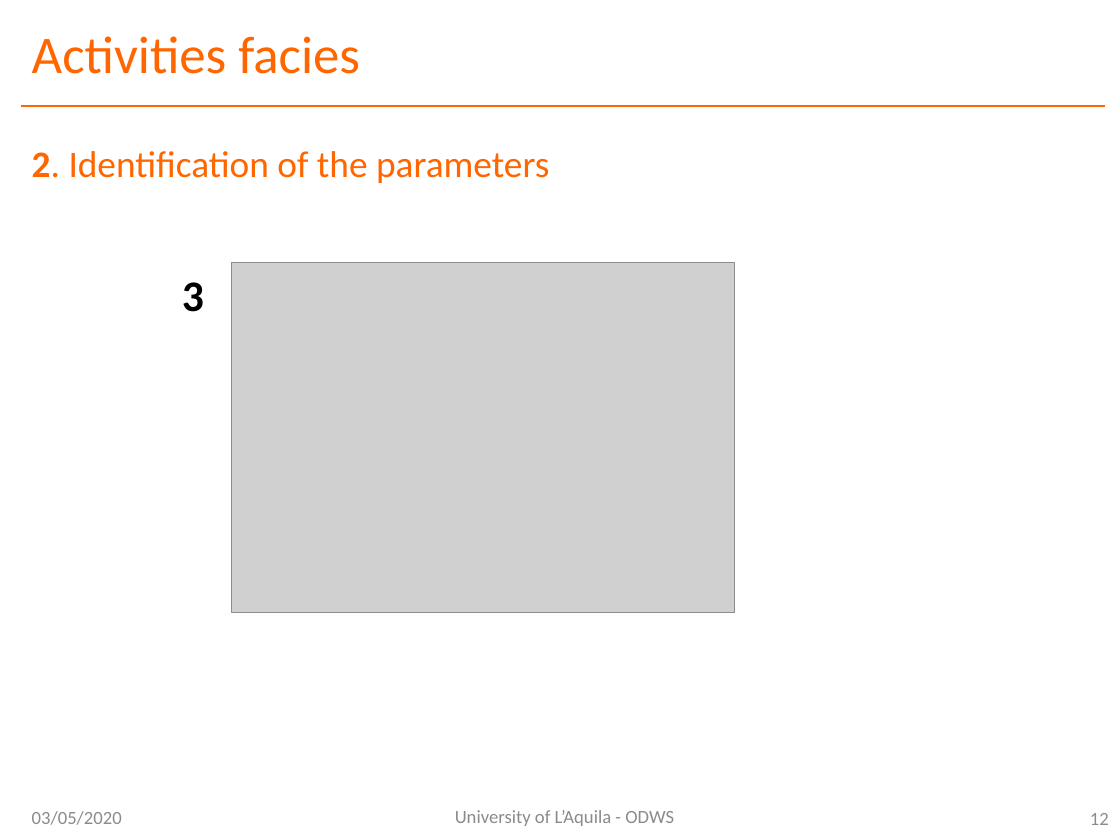
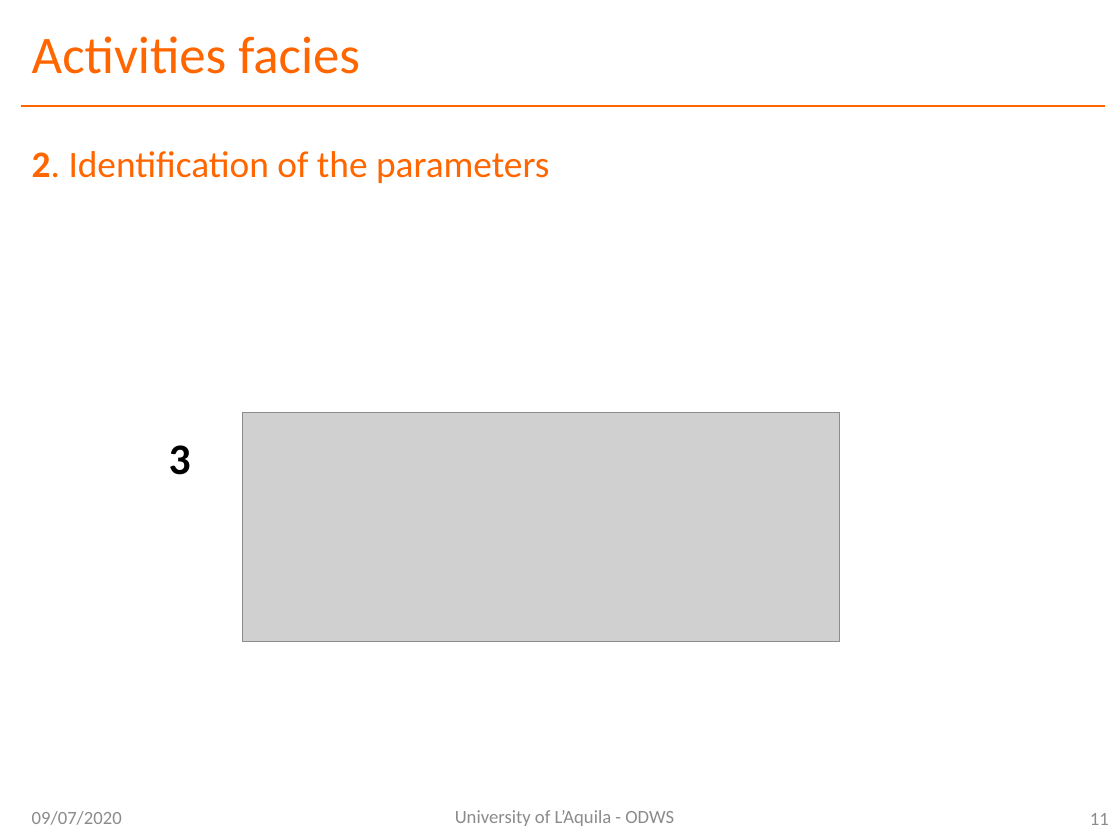
Before and after one commit to ODWSUni/ODWS, a slide deck: slide 11 of PRESENTAZIONE ODWS.pptx (slide 12 before the commit). Drawn at 1120x840 pixels with LibreOffice and Linux fonts; fonts in the diff are those of the drawing; grey boxes stand for pictures. Boxes give left, top, right and bottom in pixels: in the first picture for what was removed or moved away, otherwise in the second. Text is boxed around its words. In the diff, an @@ line names an element or a change of style, - is before the commit and + after.

```diff
--- a/PRESENTAZIONE ODWS.pptx
+++ b/PRESENTAZIONE ODWS.pptx
@@ picture removed at (232, 262, 735, 613) @@
@@ picture added at (242, 412, 839, 641) @@
@@ text "3": place and size @@
-text "3" at (182, 282, 204, 312)
+text "3" at (169, 445, 191, 475)
@@ text at (32, 811, 122, 825): text changed @@
-03/05/2020
+09/07/2020
@@ page number at (1090, 813, 1109, 825): text changed @@
-12
+11
```
Also in this commit, not shown: 29 other slides changed, 24 slides added.
